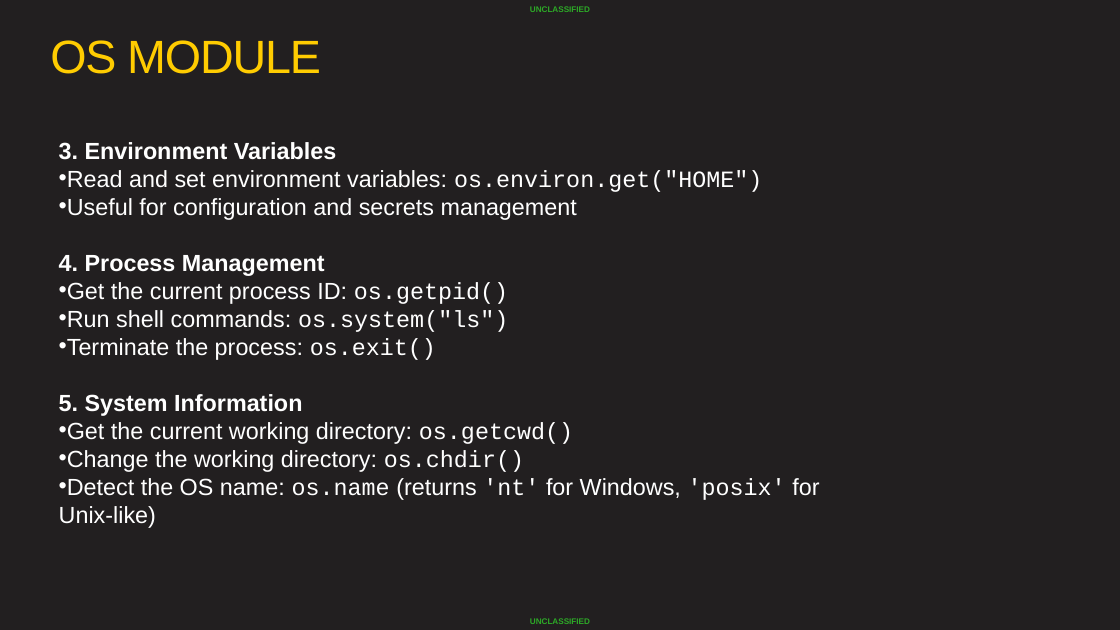
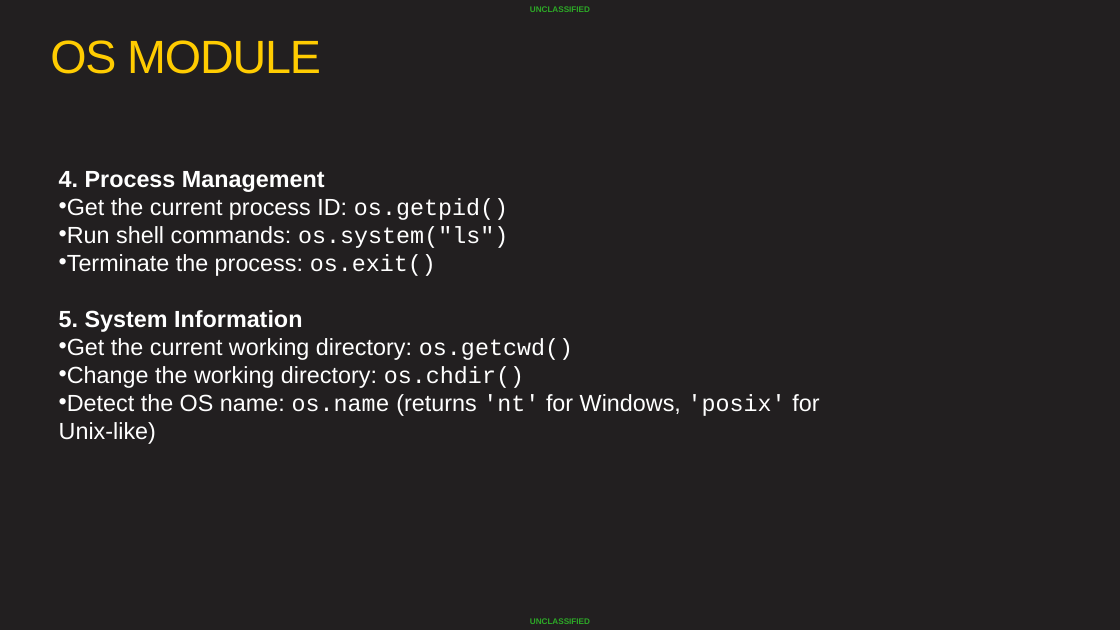
Before and after one commit to AFC-AI2C/summer-course, a slide deck: slide 20 of Python/Lesson 05 - File IO/Python File IO.pptx (slide 15 before the commit). Drawn at 1120x630 pixels with LibreOffice and Linux fonts; fonts in the diff are those of the drawing; background and template pictures are left out. Boxes give left, top, right and bottom in pixels: in the first picture for what was removed or moved away, otherwise in the second. Text is boxed around its words. In the diff, an @@ line names an element or a change of style, - is before the commit and + after.

```diff
--- a/Python/Lesson 05 - File IO/Python File IO.pptx
+++ b/Python/Lesson 05 - File IO/Python File IO.pptx
@@ text at bbox=[59, 142, 762, 220]: paragraphs removed @@
-3. Environment Variables
-• Read and set environment variables: os.environ.get("HOME")
-• Useful for configuration and secrets management
```
Also in this commit, not shown: 6 other slides changed, 2 slides added, 1 slide removed, 4 other files.
